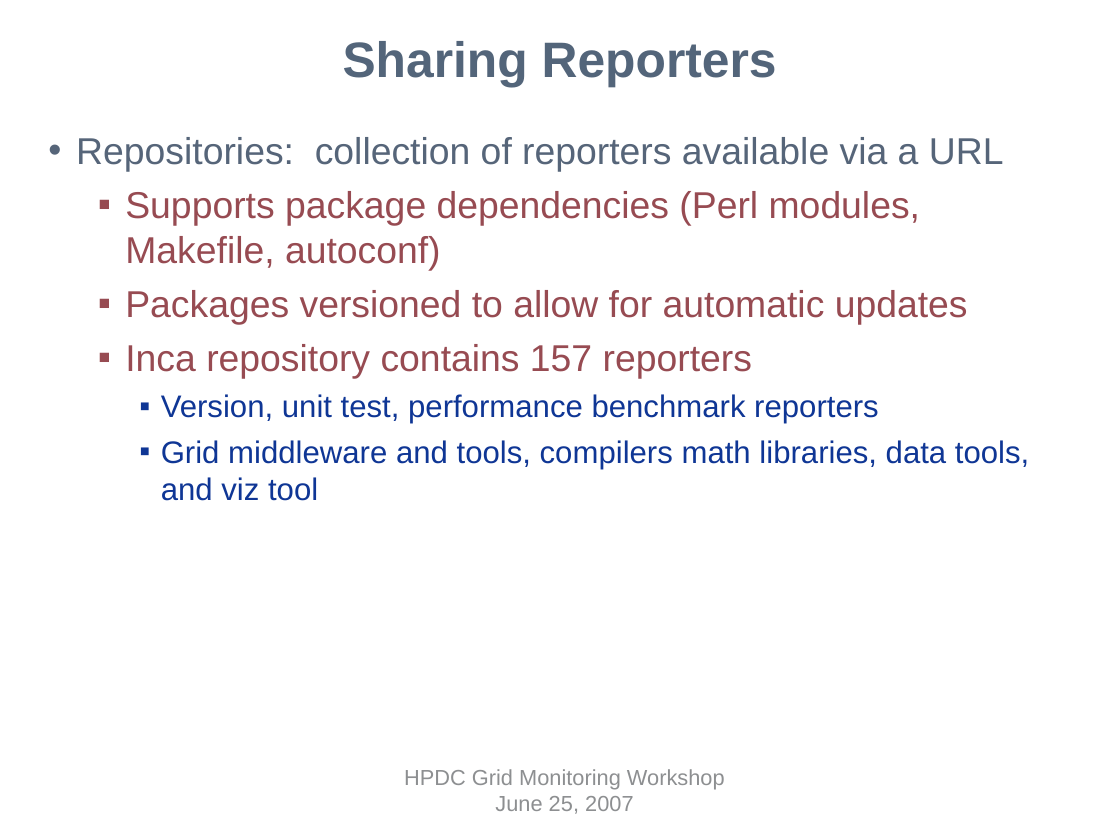
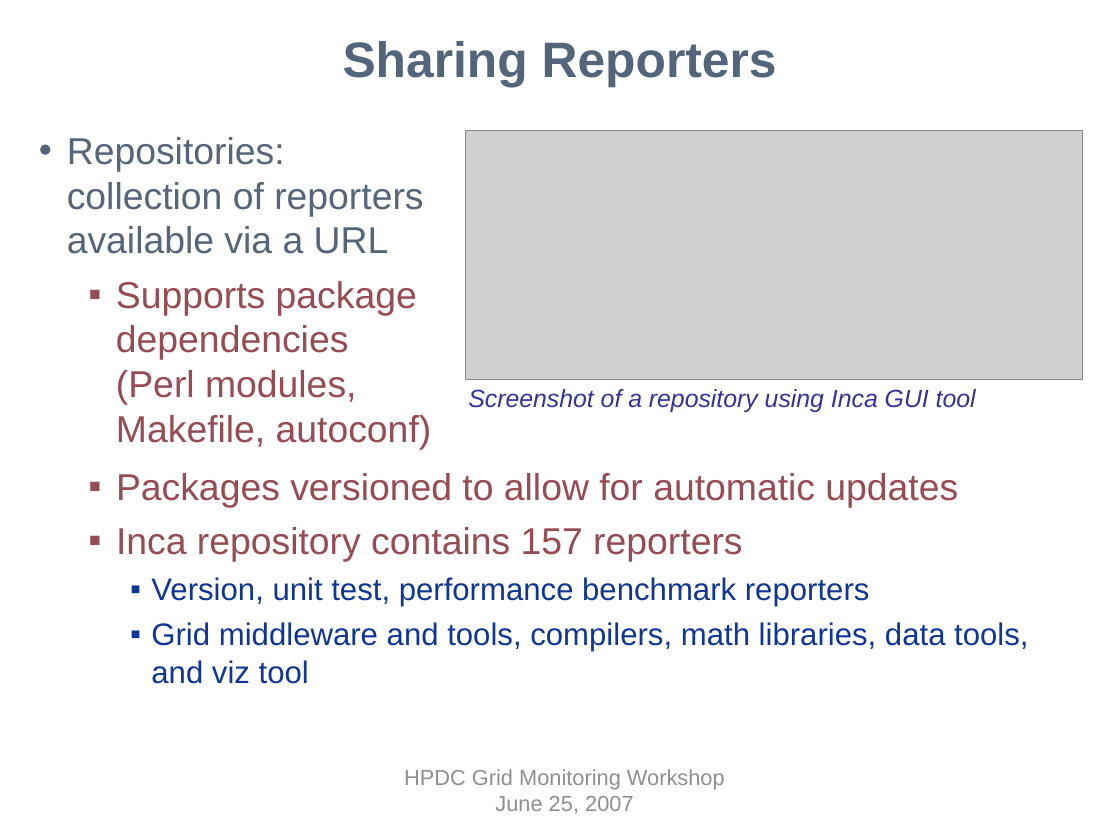
Before and after one commit to IncaProject/inca-xsede, a slide deck: slide 7 of talks/inca-gmw07.ppt (slide 8 before the commit). Drawn at 1120x840 pixels with LibreOffice and Linux fonts; fonts in the diff are those of the drawing; grey boxes stand for pictures; background and template pictures are left out. Boxes give left, top, right and bottom in pixels: in the first picture for what was removed or moved away, otherwise in the second. Text is boxed around its words. In the diff, an @@ line names an element or a change of style, - is before the commit and + after.

```diff
--- a/talks/inca-gmw07.ppt
+++ b/talks/inca-gmw07.ppt
@@ text added at (67, 137, 432, 450), 24 pt, text #974B52 @@
+• Repositories: collection of reporters available via a URL
+  ▪ Supports package dependencies (Perl modules, Makefile, autoconf)
@@ text at (76, 137, 1004, 271): paragraphs removed @@
-• Repositories: collection of reporters available via a URL
-  ▪ Supports package dependencies (Perl modules, Makefile, autoconf)
@@ picture added at (466, 131, 1083, 380) @@
@@ text added at (468, 389, 976, 412), 16 pt, text #333399, italic @@
+Screenshot of a repository using Inca GUI tool
@@ text "Packages versioned to allow for ...": place and size @@
-text "Packages versioned to allow for ..." at (76, 137, 1029, 501)
+text "Packages versioned to allow for ..." at (116, 473, 1028, 684)
@@ text at (151, 622, 1028, 684): text changed @@
-    ▪ Grid middleware and tools, compilers math libraries, data tools, and viz tool
+    ▪ Grid middleware and tools, compilers, math libraries, data tools, and viz tool
```
Also in this commit, not shown: 9 other slides changed.
